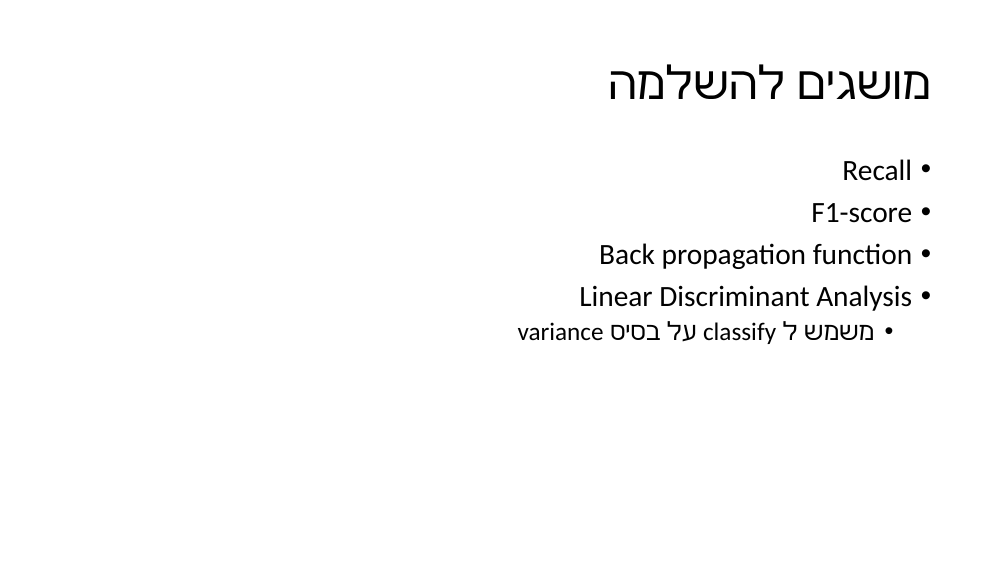
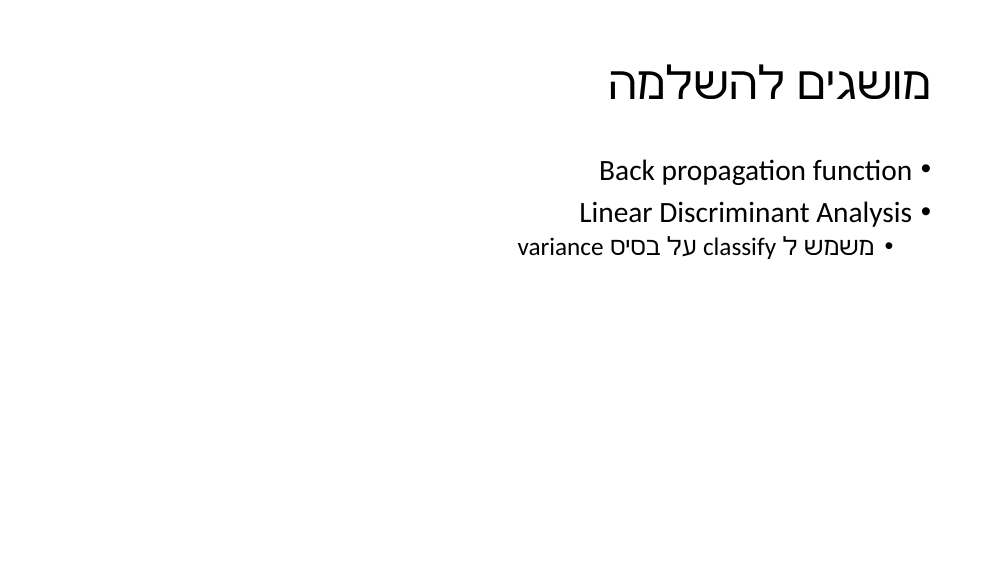
Before and after one commit to amitliron/FeatureSelecion, a slide deck: slide 24 of Presentation/Feature Selection.pptx (slide 23 before the commit). Drawn at 1008x567 pixels with LibreOffice and Linux fonts; fonts in the diff are those of the drawing. Boxes give left, top, right and bottom in pixels: in the first picture for what was removed or moved away, otherwise in the second. Text is boxed around its words. In the diff, an @@ line names an element or a change of style, - is before the commit and + after.

```diff
--- a/Presentation/Feature Selection.pptx
+++ b/Presentation/Feature Selection.pptx
@@ text at box(811, 159, 912, 223): paragraphs removed @@
-• Recall
-• F1-score
```
Also in this commit, not shown: 3 other slides changed, 3 slides added, 2 other files.
